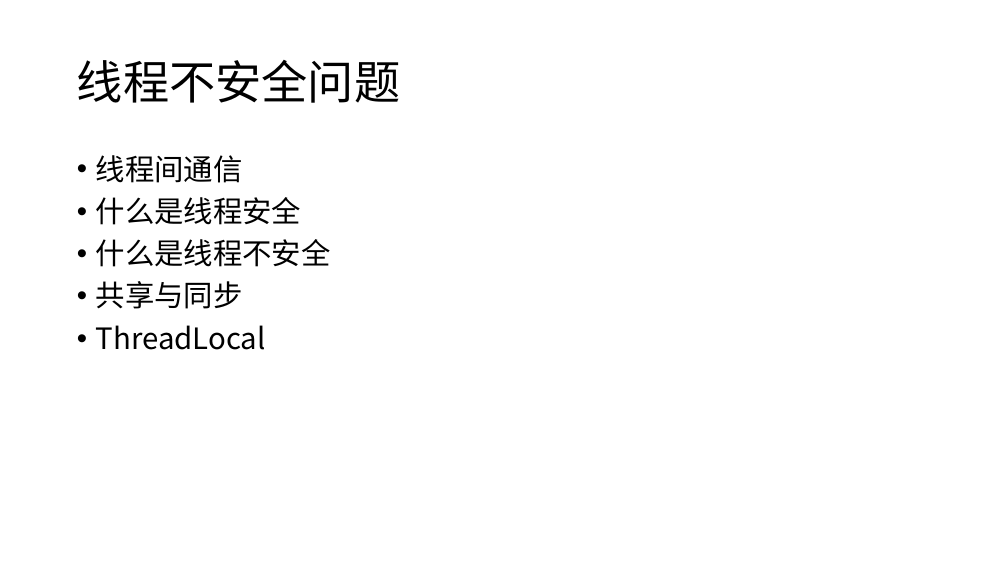
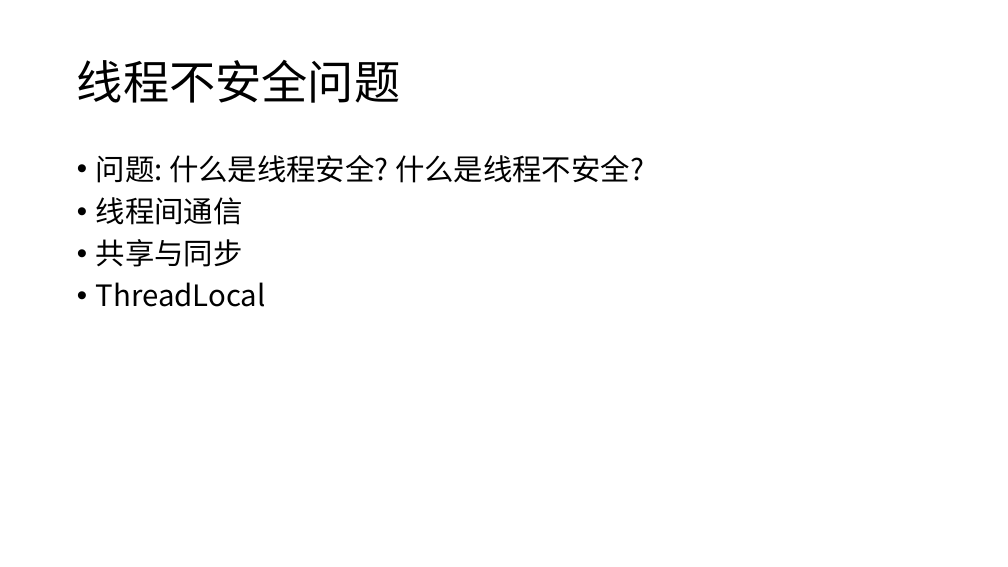
Before and after one commit to cncounter/translation, a slide deck: slide 11 of tiemao_2019/25_jvm_toc/03.JMM与线程安全.pptx. Drawn at 1008x567 pixels with LibreOffice and Linux fonts; fonts in the diff are those of the drawing. Boxes give left, top, right and bottom in pixels: in the first picture for what was removed or moved away, otherwise in the second. Text is boxed around its words. In the diff, an @@ line names an element or a change of style, - is before the commit and + after.

```diff
--- a/tiemao_2019/25_jvm_toc/03.JMM与线程安全.pptx
+++ b/tiemao_2019/25_jvm_toc/03.JMM与线程安全.pptx
@@ text at (96, 155, 644, 183): paragraph added @@
+• 问题: 什么是线程安全? 什么是线程不安全?
@@ text at (96, 197, 331, 267): paragraphs removed @@
-• 什么是线程安全
-• 什么是线程不安全
```
Also in this commit, not shown: 10 other slides changed, 1 slide added, 3 other files.
